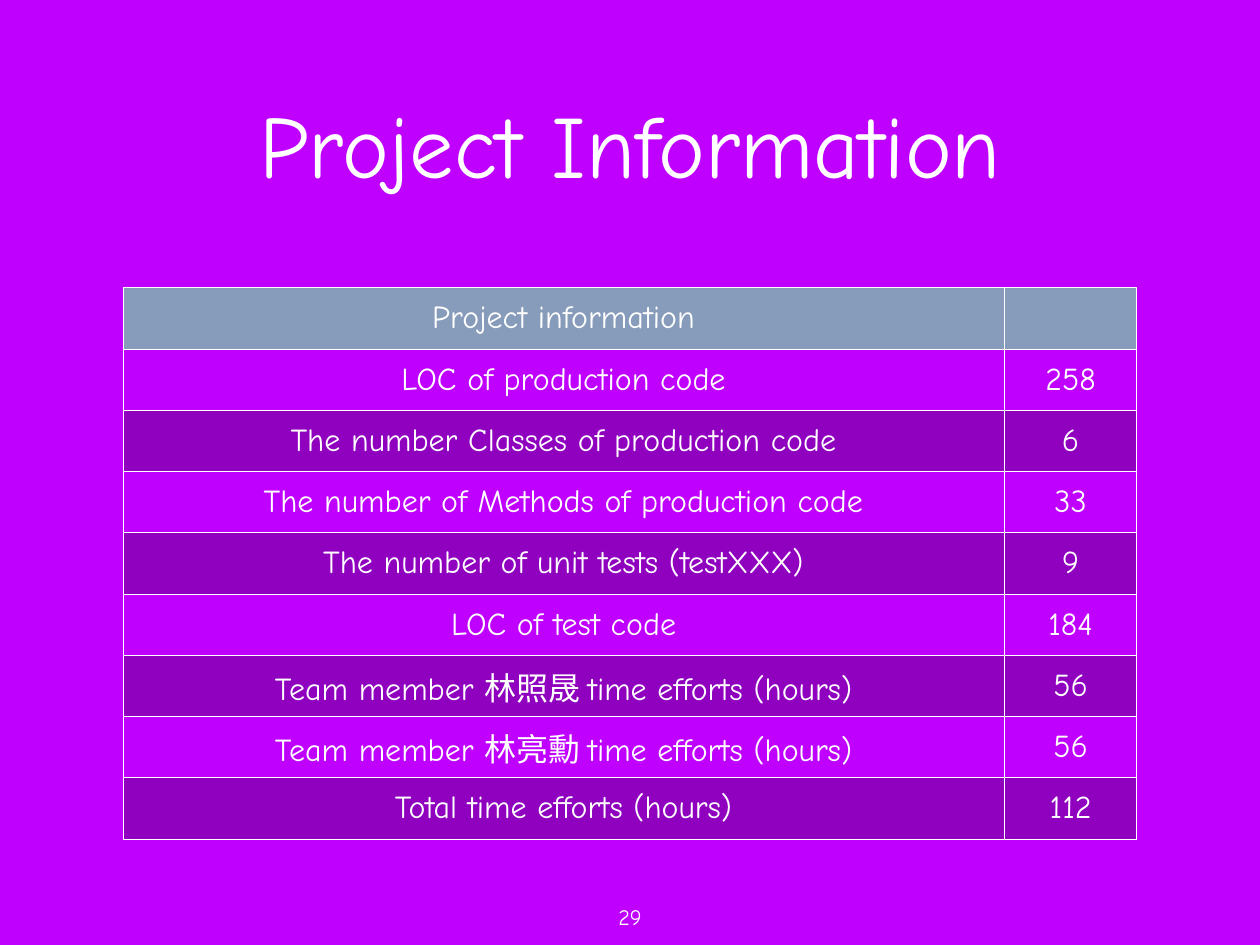
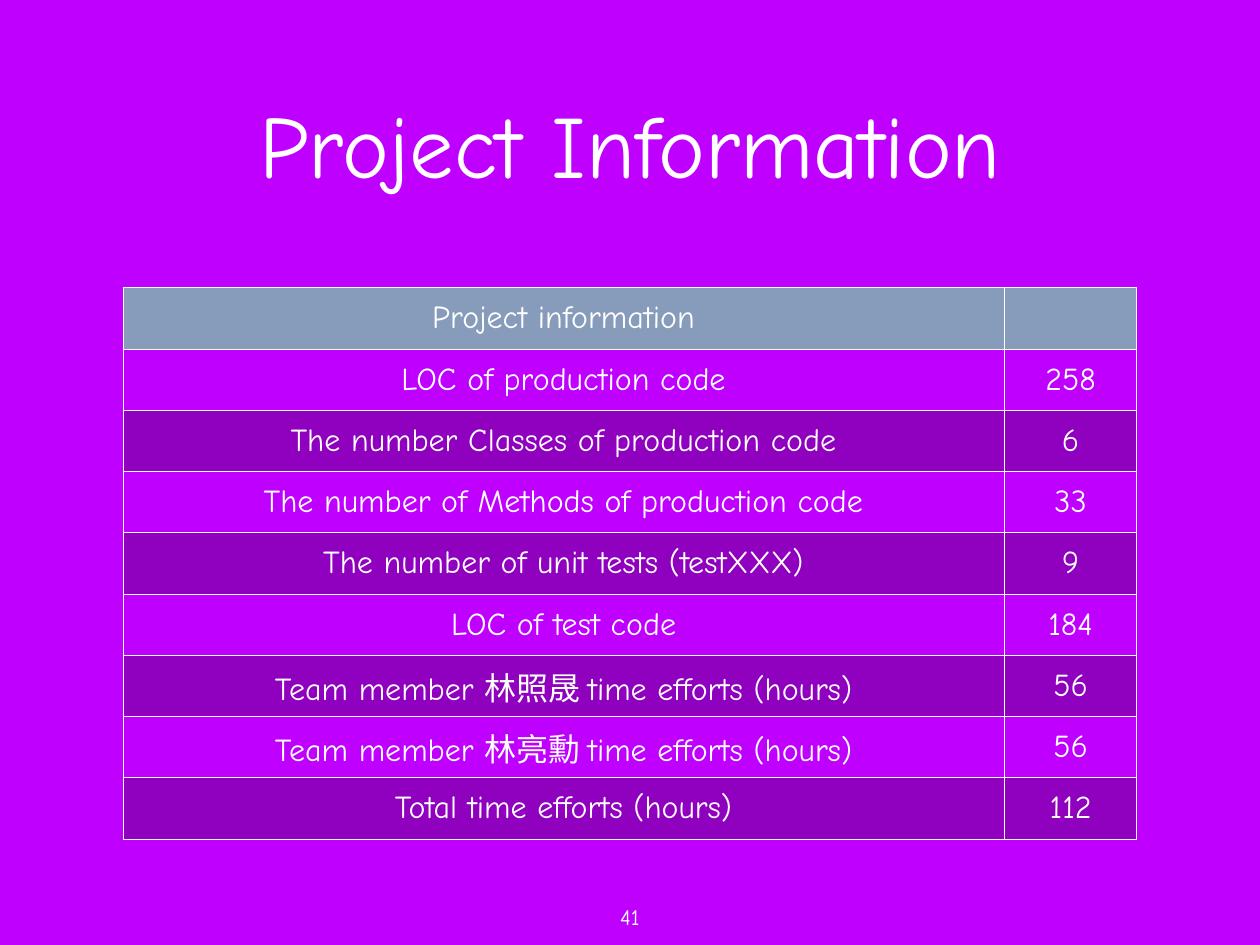
Before and after one commit to Ensemble3866/OOAD_IoT_assignment, a slide deck: slide 41 of doc/midterm_review.pptx (slide 29 before the commit). Drawn at 1260x945 pixels with LibreOffice and Linux fonts; fonts in the diff are those of the drawing; background and template pictures are left out. Boxes give left, top, right and bottom in pixels: in the first picture for what was removed or moved away, otherwise in the second. Text is boxed around its words. In the diff, an @@ line names an element or a change of style, - is before the commit and + after.

```diff
--- a/doc/midterm_review.pptx
+++ b/doc/midterm_review.pptx
@@ page number removed at [618, 910, 641, 925] @@
-29
@@ page number added at [620, 910, 639, 925], 18 pt, text #FFFFFF @@
+41
```
Also in this commit, not shown: 14 other slides changed, 12 slides added, 2 other files.
